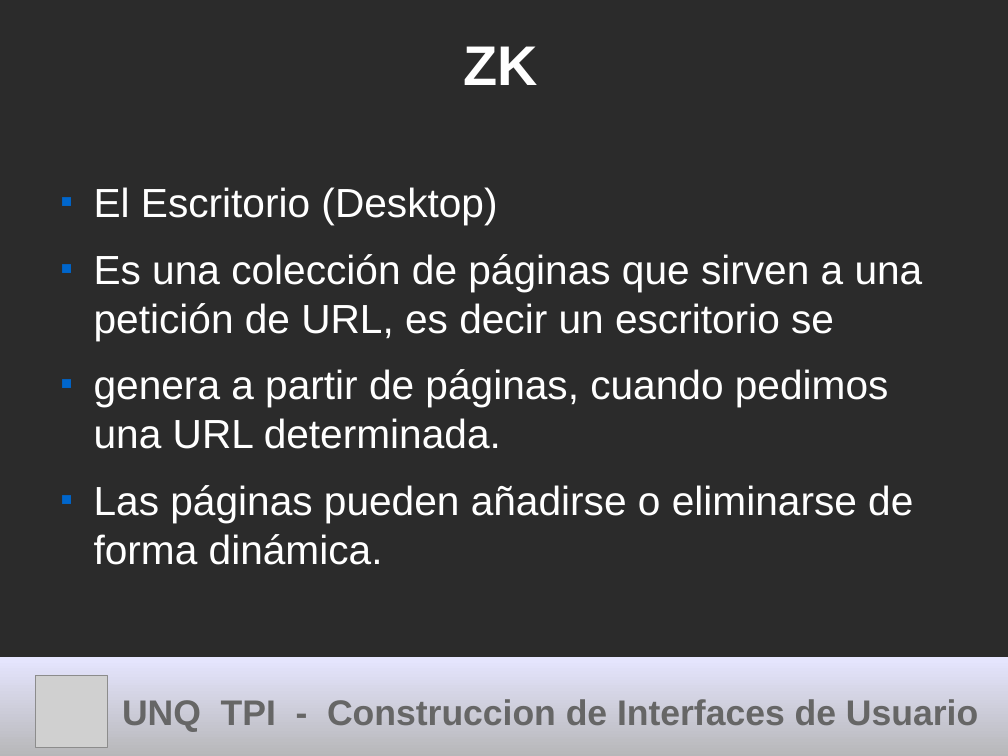
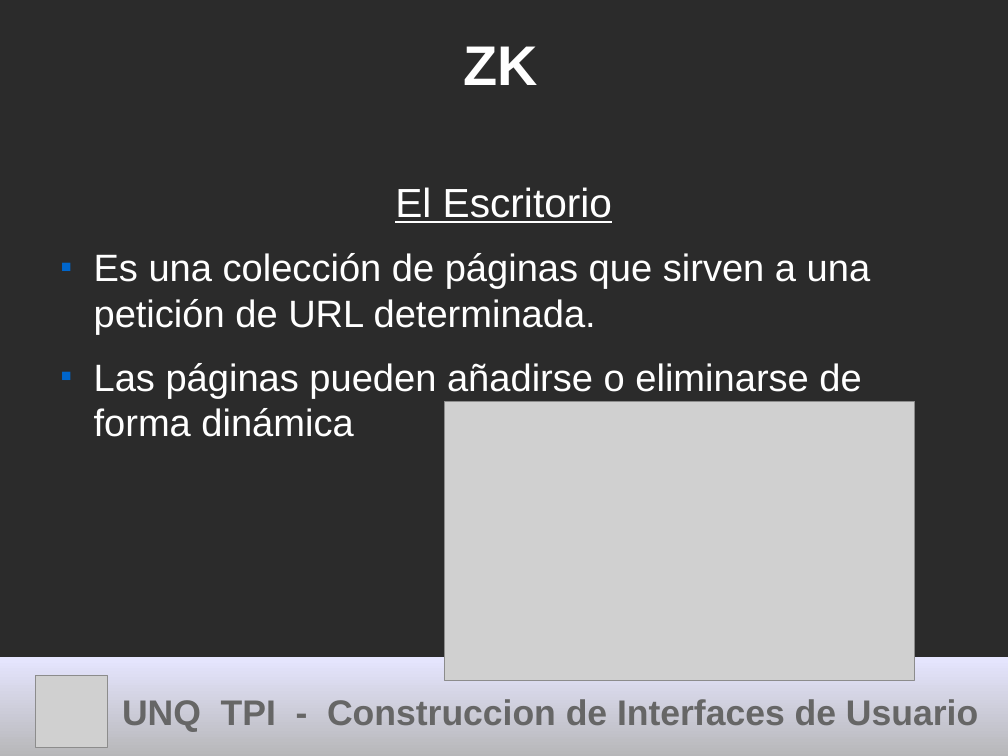
Before and after one commit to cdmarchionne/tpi-ui-tp-esferas, a slide deck: slide 18 of ZK/resources/Presentacion ZK.odp (slide 13 before the commit). Drawn at 1008x756 pixels with LibreOffice and Linux fonts; fonts in the diff are those of the drawing; grey boxes stand for pictures; background and template pictures are left out; a plain dark background stands for a picture behind light text. Boxes give left, top, right and bottom in pixels: in the first picture for what was removed or moved away, otherwise in the second. Text is boxed around its words. In the diff, an @@ line names an element or a change of style, - is before the commit and + after.

```diff
--- a/ZK/resources/Presentacion ZK.odp
+++ b/ZK/resources/Presentacion ZK.odp
@@ text at (94, 187, 871, 437): text changed; size 32 to 30 pt @@
-■ El Escritorio (Desktop)
-■ Es una colección de páginas que sirven a una petición de URL, es decir un escritorio se
-■ genera a partir de páginas, cuando pedimos una URL determinada.
-■ Las páginas pueden añadirse o eliminarse de forma dinámica.
+El Escritorio
+■ Es una colección de páginas que sirven a una petición de URL determinada.
+■ Las páginas pueden añadirse o eliminarse de forma dinámica
@@ picture added at (445, 402, 915, 681) @@
```
Also in this commit, not shown: 5 other slides changed, 4 slides added.
